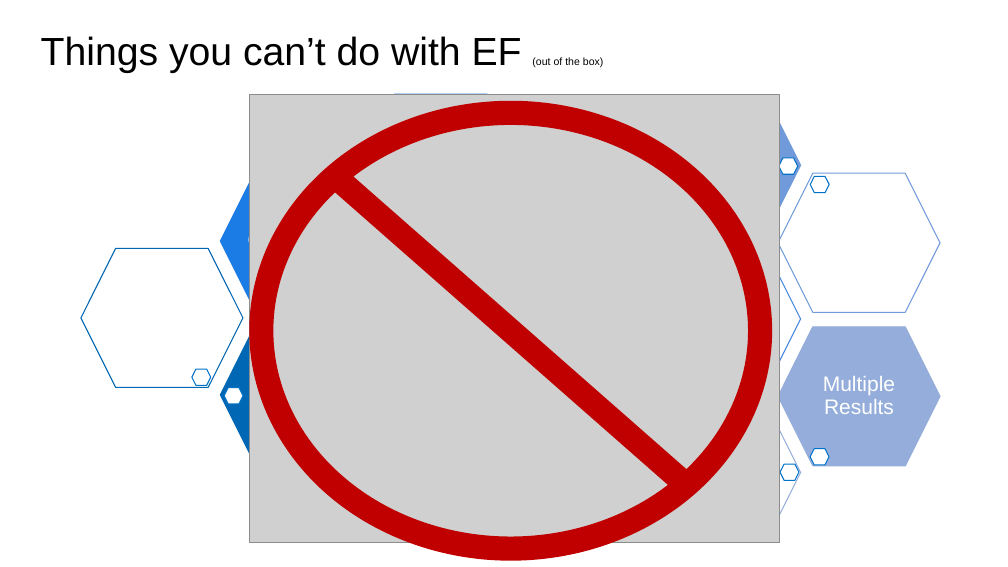
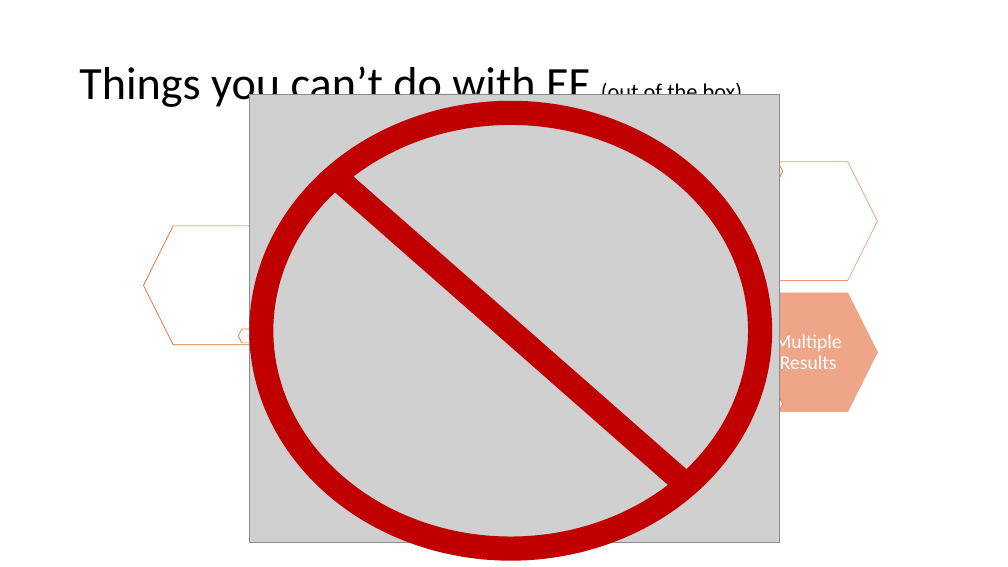
Before and after one commit to jwooley/RecipeWebApi, a slide deck: slide 19 of EFPerf.pptx (slide 13 before the commit). Drawn at 1008x567 pixels with LibreOffice and Linux fonts; fonts in the diff are those of the drawing; grey boxes stand for pictures. Boxes give left, top, right and bottom in pixels: in the first picture for what was removed or moved away, otherwise in the second. Text is boxed around its words. In the diff, an @@ line names an element or a change of style, - is before the commit and + after.

```diff
--- a/EFPerf.pptx
+++ b/EFPerf.pptx
@@ title "Things you can’t do with ...": place and size @@
-title "Things you can’t do with ..." at [41,36,604,73]
+title "Things you can’t do with ..." at [79,61,742,111]
@@ title "Things you can’t do with ..." at [79,61,742,111]: size 28 to 33 pt in "Things you can’t do with EF"; size 7.5 to 16 pt in "(out of the box)"; font Arial to Calibri; vertical alignment top to middle @@
@@ hexagon: place and size @@
-hexagon at [360,94,522,233]
+hexagon at [382,94,520,213]
@@ hexagon at [382,94,520,213]: outline #1B7CE5 0.75 pt to #E28450 0.5 pt @@
@@ hexagon: place and size @@
-hexagon at [639,96,801,235]
+hexagon at [620,96,758,215]
@@ hexagon at [620,96,758,215]: fill #709ADA to #EB9A75; outline #709ADA 0.75 pt to #EB9A75 0.5 pt @@
@@ hexagon: place and size @@
-hexagon at [778,173,940,312]
+hexagon at [739,161,877,280]
@@ hexagon at [739,161,877,280]: outline #709ADA 0.75 pt to #EB9A75 0.5 pt @@
@@ hexagon: place and size @@
-hexagon at [779,158,798,174]
+hexagon at [767,164,783,178]
@@ hexagon: place and size @@
-hexagon at [81,248,243,387]
+hexagon at [143,226,281,345]
@@ hexagon at [143,226,281,345]: outline #0067B6 0.75 pt to #D7712C 0.5 pt @@
@@ hexagon: place and size @@
-hexagon at [778,327,940,466]
+hexagon at [739,293,877,412]
@@ hexagon at [739,293,877,412]: fill #95ADDB to #EFA687; outline #95ADDB 0.75 pt to #EFA687 0.5 pt @@
@@ hexagon: place and size @@
-hexagon at [192,369,211,385]
+hexagon at [238,329,254,343]
@@ text "Multiple Results": place and size @@
-text "Multiple Results" at [823,376,895,414]
+text "Multiple Results" at [775,331,842,369]
@@ text "Multiple Results" at [775,331,842,369]: size 15 to 14 pt, font Arial to Calibri @@
@@ group removed at [221,171,830,542]: 7 hexagons, 1 text @@
-Query hints
@@ outline #0072C8 0.75 pt to #ED7D31 0.5 pt in 3 elements at [767,164,783,178], [238,329,254,343], [766,397,782,411] @@
@@ hexagon: place and size @@
-hexagon at [780,464,799,480]
+hexagon at [766,397,782,411]
```
Also in this commit, not shown: 13 other slides changed, 6 slides added, 1 slide removed.
